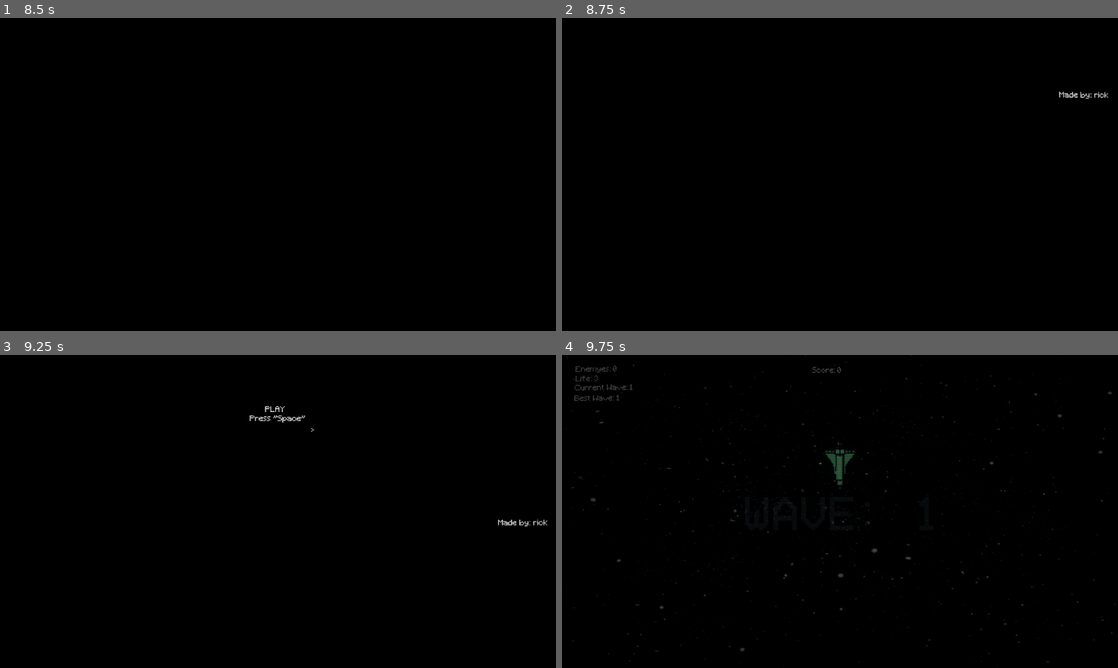
Above: before the commit, frames 1-4 (two rows, left to right).
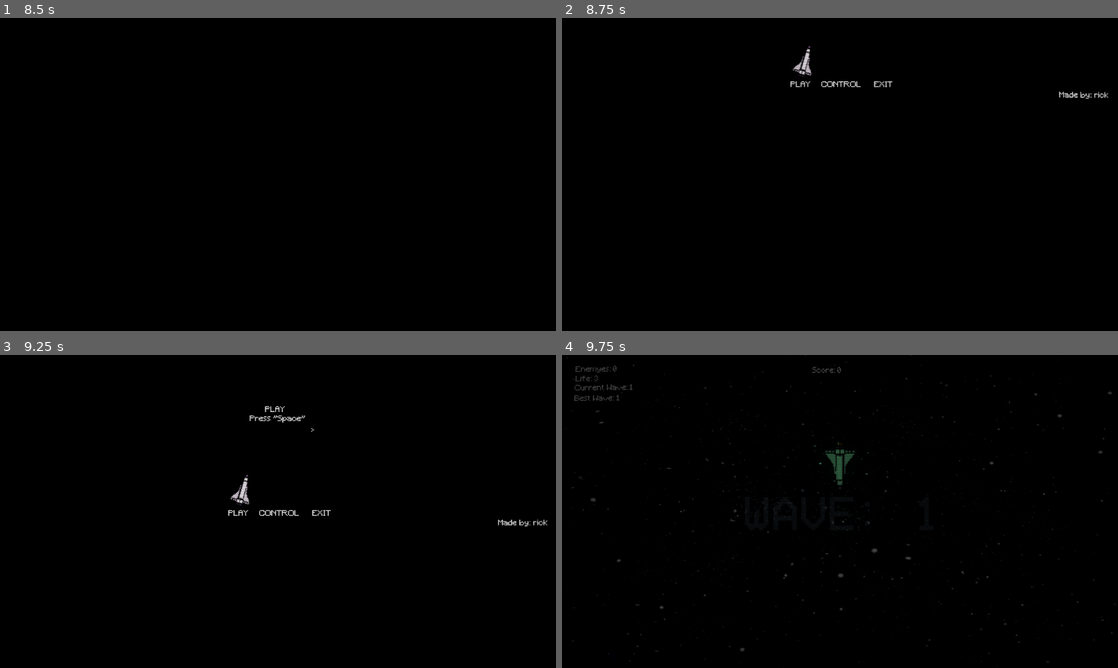
Above: after the commit, the same moments.

Repository: rickxzx/Space_Wave_Game
Game: Godot game, scene res://cenas/intro.tscn
Same seed, same stepped clock (60 frames per second), same inputs: the game is played once before the commit and once after it. Sound files missing from this copy of the repository are replaced by a short silence.
Inputs (mouse positions are in pixels of both pictures, inside the frame that each line leads up to):
- Up to frame 1 (8.5 s): tap Enter (ui_accept) at 0.5, 0.6, 0.77, 1.07, 1.25, 1.52, 1.55, 1.82, 2, 2.3, 3.02, 3.05, 3.32, 3.77, 3.8, 4.07, 4.52, 4.55, 4.82, 5, 5.1, 5.75, 6.02, 6.05, 6.32, 6.77, 6.8, 7.07, 7.25, 7.52, 7.55, 7.82, 8.3 s; move the mouse to (400, 158) at 0.52 s; hold Right (ui_right) 0.53-1.28 s; move the mouse to (166, 190) at 1.27 s; hold Down (ui_down) 1.28-2.03 s; click (166, 190) at 1.35 s; move the mouse to (333, 105) at 2.02 s; hold Right (ui_right) 2.03-2.78 s; tap Q (PowerUP) at 2.1, 6.6 s; move the mouse to (250, 237) at 2.77 s; hold Up (ui_up) 2.78-3.53 s; tap E (UTI) at 2.85, 7.35 s; move the mouse to (444, 221) at 3.52 s; hold Left (ui_left) 3.53-5.03 s; right-click (444, 221) at 3.6 s; tap Escape (esc) at 4.15 s; move the mouse to (111, 127) at 4.27 s; tap Shift (run) at 4.35 s; move the mouse to (305, 174) at 5.02 s; hold Down (ui_down) 5.03-5.78 s; move the mouse to (194, 96) at 5.77 s; hold Right (ui_right) 5.78-6.53 s; click (194, 96) at 5.85 s; move the mouse to (400, 158) at 6.52 s; hold Up (ui_up) 6.53-7.28 s; move the mouse to (166, 190) at 7.27 s; hold Right (ui_right) 7.28-8.03 s; move the mouse to (289, 168) at 8.02 s; hold Up (ui_up) from 8.03 s (still down); right-click (289, 168) at 8.1 s
- Up to frame 2 (8.75 s): keep holding Up (ui_up)
- Up to frame 3 (9.25 s): move the mouse to (272, 517) at 8.77 s; release Up (ui_up) at 8.78 s; hold Left (ui_left) from 8.78 s (still down); tap Shift (run) at 8.85 s; tap Enter (ui_accept) at 9.02, 9.05 s
- Up to frame 4 (9.75 s): tap Enter (ui_accept) at 9.32, 9.6 s; move the mouse to (878, 514) at 9.52 s; release Left (ui_left) at 9.53 s; hold Up (ui_up) from 9.53 s (still down)

Frame 1 is identical in both runs. In frame 2, 0.3% of the frame differs, in the area x 41-60%, y 8-23%; in frame 3, 0.3%; in frame 4, nothing differs.

Commit message:
Space Wave

Diff:
--- a/game_jam/cenas/map.tscn
+++ b/game_jam/cenas/map.tscn
@@ -566,6 +566,8 @@
 size = Vector2(1280, 720)
 center_offset = Vector3(640, 360, 0)
 
+[sub_resource type="StyleBoxEmpty" id="StyleBoxEmpty_8ysjc"]
+
 [sub_resource type="Animation" id="Animation_wjlm5"]
 length = 0.001
 tracks/0/type = "value"
@@ -887,6 +889,7 @@
 
 [node name="power_up2" type="ProgressBar" parent="UI/powerup_uso"]
 modulate = Color(1, 0, 0.137255, 0.894118)
+layout_mode = 0
 offset_left = 475.0
 offset_top = 80.0
 offset_right = 683.0
@@ -1465,6 +1468,24 @@
 [node name="Selection" type="AudioStreamPlayer" parent="pause"]
 stream = ExtResource("16_v73jy")
 volume_db = -10.0
+
+[node name="resume" type="Button" parent="pause"]
+layout_mode = 0
+offset_left = 550.0
+offset_top = 309.0
+offset_right = 617.0
+offset_bottom = 325.0
+theme_override_styles/focus = SubResource("StyleBoxEmpty_8ysjc")
+flat = true
+
+[node name="exit" type="Button" parent="pause"]
+layout_mode = 0
+offset_left = 562.0
+offset_top = 335.0
+offset_right = 602.0
+offset_bottom = 347.0
+theme_override_styles/focus = SubResource("StyleBoxEmpty_8ysjc")
+flat = true
 
 [node name="efeitos" type="AnimationPlayer" parent="."]
 libraries = {
@@ -1575,5 +1596,7 @@
 [connection signal="pressed" from="UI/loja2/life/buy_life" to="UI/loja2" method="_on_buy_life_pressed"]
 [connection signal="pressed" from="UI/loja2/return" to="spawner" method="_on_return_pressed"]
 [connection signal="timeout" from="powerup/powerup" to="powerup" method="_on_powerup_timeout"]
+[connection signal="pressed" from="pause/resume" to="pause" method="_on_resume_pressed"]
+[connection signal="pressed" from="pause/exit" to="pause" method="_on_exit_pressed"]
 [connection signal="pressed" from="morte/Control/game_over/reset" to="morte/Control" method="_on_reset_pressed"]
 [connection signal="pressed" from="morte/Control/game_over/menu" to="morte/Control" method="_on_menu_pressed"]
--- a/game_jam/cenas/menu.tscn
+++ b/game_jam/cenas/menu.tscn
@@ -1,8 +1,9 @@
-[gd_scene load_steps=15 format=3 uid="uid://c5r0kpx75arwv"]
+[gd_scene load_steps=23 format=3 uid="uid://c5r0kpx75arwv"]
 
 [ext_resource type="Script" uid="uid://caic7t1qmli4" path="res://scripts/menu.gd" id="1_hsu4v"]
 [ext_resource type="FontFile" uid="uid://bgaw5ui56kmhm" path="res://fonts/Evil Empire.otf" id="1_nbnbt"]
 [ext_resource type="FontFile" uid="uid://b5dwns2e2wujf" path="res://fonts/Minecraft.ttf" id="2_hsu4v"]
+[ext_resource type="Texture2D" uid="uid://kawpis8hgyqv" path="res://sprite/nave-sprite(1).png" id="4_6l0hd"]
 [ext_resource type="Shader" uid="uid://5rtddom6arx5" path="res://shaders/crt.gdshader" id="4_mmoso"]
 [ext_resource type="AudioStream" uid="uid://er5jtgiqgske" path="res://sounds/entrou.mp3" id="5_qcnrj"]
 [ext_resource type="AudioStream" uid="uid://dxweena6kpypm" path="res://sounds/saiu.mp3" id="6_qygre"]
@@ -84,6 +85,183 @@
 &"RESET": SubResource("Animation_nxpqr"),
 &"entrada": SubResource("Animation_hsu4v"),
 &"saida": SubResource("Animation_qvcyk")
+}
+
+[sub_resource type="Animation" id="Animation_s4mth"]
+resource_name = "1"
+length = 0.1
+tracks/0/type = "value"
+tracks/0/imported = false
+tracks/0/enabled = true
+tracks/0/path = NodePath("nave:position")
+tracks/0/interp = 1
+tracks/0/loop_wrap = true
+tracks/0/keys = {
+"times": PackedFloat32Array(0),
+"transitions": PackedFloat32Array(1),
+"update": 0,
+"values": [Vector2(503, 543)]
+}
+tracks/1/type = "value"
+tracks/1/imported = false
+tracks/1/enabled = true
+tracks/1/path = NodePath("nave:rotation")
+tracks/1/interp = 1
+tracks/1/loop_wrap = true
+tracks/1/keys = {
+"times": PackedFloat32Array(0),
+"transitions": PackedFloat32Array(1),
+"update": 0,
+"values": [0.27742]
+}
+
+[sub_resource type="Animation" id="Animation_806vj"]
+resource_name = "2"
+length = 0.3
+tracks/0/type = "value"
+tracks/0/imported = false
+tracks/0/enabled = true
+tracks/0/path = NodePath("nave:position")
+tracks/0/interp = 1
+tracks/0/loop_wrap = true
+tracks/0/keys = {
+"times": PackedFloat32Array(0, 0.3),
+"transitions": PackedFloat32Array(1, 1),
+"update": 0,
+"values": [Vector2(503, 543), Vector2(576, 543)]
+}
+tracks/1/type = "value"
+tracks/1/imported = false
+tracks/1/enabled = true
+tracks/1/path = NodePath("nave:rotation")
+tracks/1/interp = 1
+tracks/1/loop_wrap = true
+tracks/1/keys = {
+"times": PackedFloat32Array(0, 0.3),
+"transitions": PackedFloat32Array(1, 1),
+"update": 0,
+"values": [0.27742, 0.0]
+}
+
+[sub_resource type="Animation" id="Animation_lvcsh"]
+resource_name = "3"
+length = 0.3
+tracks/0/type = "value"
+tracks/0/imported = false
+tracks/0/enabled = true
+tracks/0/path = NodePath("nave:position")
+tracks/0/interp = 1
+tracks/0/loop_wrap = true
+tracks/0/keys = {
+"times": PackedFloat32Array(0, 0.3),
+"transitions": PackedFloat32Array(1, 1),
+"update": 0,
+"values": [Vector2(576, 542), Vector2(659, 543)]
+}
+tracks/1/type = "value"
+tracks/1/imported = false
+tracks/1/enabled = true
+tracks/1/path = NodePath("nave:rotation")
+tracks/1/interp = 1
+tracks/1/loop_wrap = true
+tracks/1/keys = {
+"times": PackedFloat32Array(0, 0.3),
+"transitions": PackedFloat32Array(1, 1),
+"update": 0,
+"values": [0.0, -0.326377]
+}
+
+[sub_resource type="Animation" id="Animation_ktxou"]
+length = 0.001
+tracks/0/type = "value"
+tracks/0/imported = false
+tracks/0/enabled = true
+tracks/0/path = NodePath("nave:position")
+tracks/0/interp = 1
+tracks/0/loop_wrap = true
+tracks/0/keys = {
+"times": PackedFloat32Array(0),
+"transitions": PackedFloat32Array(1),
+"update": 0,
+"values": [Vector2(503, 543)]
+}
+tracks/1/type = "value"
+tracks/1/imported = false
+tracks/1/enabled = true
+tracks/1/path = NodePath("nave:rotation")
+tracks/1/interp = 1
+tracks/1/loop_wrap = true
+tracks/1/keys = {
+"times": PackedFloat32Array(0),
+"transitions": PackedFloat32Array(1),
+"update": 0,
+"values": [0.27742]
+}
+
+[sub_resource type="Animation" id="Animation_6l0hd"]
+resource_name = "3-2"
+length = 0.3
+tracks/0/type = "value"
+tracks/0/imported = false
+tracks/0/enabled = true
+tracks/0/path = NodePath("nave:position")
+tracks/0/interp = 1
+tracks/0/loop_wrap = true
+tracks/0/keys = {
+"times": PackedFloat32Array(0, 0.3),
+"transitions": PackedFloat32Array(1, 1),
+"update": 0,
+"values": [Vector2(659, 544), Vector2(576, 543)]
+}
+tracks/1/type = "value"
+tracks/1/imported = false
+tracks/1/enabled = true
+tracks/1/path = NodePath("nave:rotation")
+tracks/1/interp = 1
+tracks/1/loop_wrap = true
+tracks/1/keys = {
+"times": PackedFloat32Array(0, 0.3),
+"transitions": PackedFloat32Array(1, 1),
+"update": 0,
+"values": [-0.326377, 0.0]
+}
+
+[sub_resource type="Animation" id="Animation_fv5wp"]
+resource_name = "2-1"
+length = 0.3
+tracks/0/type = "value"
+tracks/0/imported = false
+tracks/0/enabled = true
+tracks/0/path = NodePath("nave:position")
+tracks/0/interp = 1
+tracks/0/loop_wrap = true
+tracks/0/keys = {
+"times": PackedFloat32Array(0, 0.3),
+"transitions": PackedFloat32Array(1, 1),
+"update": 0,
+"values": [Vector2(576, 544), Vector2(503, 543)]
+}
+tracks/1/type = "value"
+tracks/1/imported = false
+tracks/1/enabled = true
+tracks/1/path = NodePath("nave:rotation")
+tracks/1/interp = 1
+tracks/1/loop_wrap = true
+tracks/1/keys = {
+"times": PackedFloat32Array(0, 0.3),
+"transitions": PackedFloat32Array(1, 1),
+"update": 0,
+"values": [0.0, 0.27742]
+}
+
+[sub_resource type="AnimationLibrary" id="AnimationLibrary_fv5wp"]
+_data = {
+&"1": SubResource("Animation_s4mth"),
+&"2": SubResource("Animation_806vj"),
+&"2-1": SubResource("Animation_fv5wp"),
+&"3": SubResource("Animation_lvcsh"),
+&"3-2": SubResource("Animation_6l0hd"),
+&"RESET": SubResource("Animation_ktxou")
 }
 
 [sub_resource type="ShaderMaterial" id="ShaderMaterial_qvcyk"]
@@ -176,7 +354,6 @@
 text = "by: rick"
 
 [node name="1" type="Label" parent="Control"]
-visible = false
 layout_mode = 0
 offset_left = 549.0
 offset_top = 369.0
@@ -238,6 +415,50 @@
 theme_override_fonts/font = ExtResource("2_hsu4v")
 text = "Press \"Space\""
 
+[node name="Control" type="Control" parent="Control"]
+anchors_preset = 0
+offset_right = 40.0
+offset_bottom = 40.0
+
+[node name="play" type="Label" parent="Control/Control"]
+layout_mode = 0
+offset_left = 473.0
+offset_top = 584.0
+offset_right = 515.0
+offset_bottom = 607.0
+theme_override_fonts/font = ExtResource("2_hsu4v")
+text = "PLAY"
+
+[node name="control" type="Label" parent="Control/Control"]
+layout_mode = 0
+offset_left = 537.0
+offset_top = 584.0
+offset_right = 620.0
+offset_bottom = 607.0
+theme_override_fonts/font = ExtResource("2_hsu4v")
+text = "CONTROL"
+
+[node name="exit" type="Label" parent="Control/Control"]
+layout_mode = 0
+offset_left = 647.0
+offset_top = 584.0
+offset_right = 687.0
+offset_bottom = 607.0
+theme_override_fonts/font = ExtResource("2_hsu4v")
+text = "EXIT"
+
+[node name="nave" type="Sprite2D" parent="Control/Control"]
+position = Vector2(503, 543)
+rotation = 0.27742
+scale = Vector2(0.1294, 0.145094)
+texture = ExtResource("4_6l0hd")
+
+[node name="selection" type="AnimationPlayer" parent="Control/Control"]
+libraries = {
+&"": SubResource("AnimationLibrary_fv5wp")
+}
+autoplay = "1"
+
 [node name="CanvasLayer" type="CanvasLayer" parent="."]
 
 [node name="MeshInstance2D" type="MeshInstance2D" parent="CanvasLayer"]
--- a/game_jam/project.godot
+++ b/game_jam/project.godot
@@ -41,6 +41,13 @@
 
 [input]
 
+ui_accept={
+"deadzone": 0.5,
+"events": [Object(InputEventKey,"resource_local_to_scene":false,"resource_name":"","device":0,"window_id":0,"alt_pressed":false,"shift_pressed":false,"ctrl_pressed":false,"meta_pressed":false,"pressed":false,"keycode":4194309,"physical_keycode":0,"key_label":0,"unicode":0,"location":0,"echo":false,"script":null)
+, Object(InputEventKey,"resource_local_to_scene":false,"resource_name":"","device":0,"window_id":0,"alt_pressed":false,"shift_pressed":false,"ctrl_pressed":false,"meta_pressed":false,"pressed":false,"keycode":4194310,"physical_keycode":0,"key_label":0,"unicode":0,"location":0,"echo":false,"script":null)
+, Object(InputEventKey,"resource_local_to_scene":false,"resource_name":"","device":-1,"window_id":0,"alt_pressed":false,"shift_pressed":false,"ctrl_pressed":false,"meta_pressed":false,"pressed":false,"keycode":0,"physical_keycode":32,"key_label":0,"unicode":32,"location":0,"echo":false,"script":null)
+]
+}
 ui_left={
 "deadzone": 0.5,
 "events": [Object(InputEventKey,"resource_local_to_scene":false,"resource_name":"","device":0,"window_id":0,"alt_presse …(194 unchanged characters)…
--- a/game_jam/scripts/menu.gd
+++ b/game_jam/scripts/menu.gd
@@ -28,6 +28,7 @@
 			get_tree().quit()
 	if clicou == false:
 		if Input.is_action_just_pressed("ui_right") and clique == 1:
+			$Control/Control/selection.play("2")
 			tran = true
 			clicou = true
 			$"Control/>".visible = true
@@ -41,6 +42,7 @@
 			clicou = false
 			tran = false
 		if Input.is_action_just_pressed("ui_right") and clique == 2:
+			$Control/Control/selection.play("3")
 			tran = true
 			clicou = true
 			$Selection.play(0)
@@ -54,6 +56,7 @@
 			tran = false
 			clicou = false
 		if Input.is_action_just_pressed("ui_left") and clique == 2:
+			$Control/Control/selection.play("2-1")
 			tran = true
 			clicou = true
 			$Selection.play(0)
@@ -66,6 +69,7 @@
 			tran = false
 			clicou = false
 		if Input.is_action_just_pressed("ui_left") and clique == 3:
+			$Control/Control/selection.play("3-2")
 			tran = true
 			clicou = true
 			$Selection.play(0)
--- a/game_jam/scripts/nave-player.gd
+++ b/game_jam/scripts/nave-player.gd
@@ -28,7 +28,7 @@
 	Global.player = null
 
 func _input(_event: InputEvent) -> void:
-	if !morto:
+	if !morto and !Global.paused:
 		if Input.is_action_just_pressed("PowerUP") and Global.metranca == true:
 			if !clicou and !metra:
 				clicou = true
--- a/game_jam/scripts/pause.gd
+++ b/game_jam/scripts/pause.gd
@@ -48,12 +48,27 @@
 	if Input.is_action_just_pressed("ui_accept") and paused == true:
 		if item_selected == 1:
 			item_selected = 1
-			Global.paused = false
 			get_tree().paused = false
 			$".".visible = false
 			await get_tree().create_timer(timen).timeout
 			paused = false
+			Global.paused = false
 		if item_selected == 2:
 			Global.paused = false
 			get_tree().paused = false
 			get_tree().change_scene_to_file("res://cenas/menu.tscn")
+
+
+func _on_resume_pressed() -> void:
+	item_selected = 1
+	get_tree().paused = false
+	$".".visible = false
+	await get_tree().create_timer(timen).timeout
+	paused = false
+	Global.paused = false
+
+
+func _on_exit_pressed() -> void:
+	Global.paused = false
+	get_tree().paused = false
+	get_tree().change_scene_to_file("res://cenas/menu.tscn")
Not shown: 1 places in game_jam/cenas/map.tscn that only renumber resources
